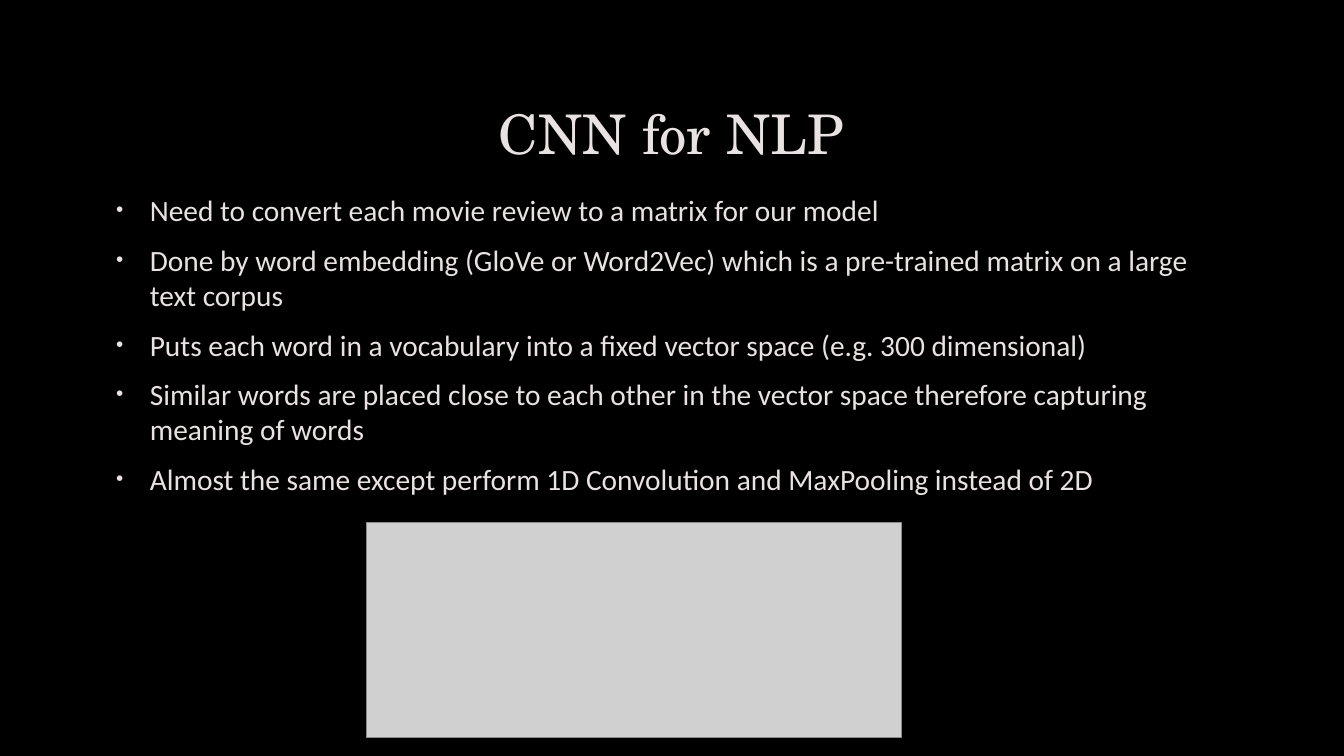
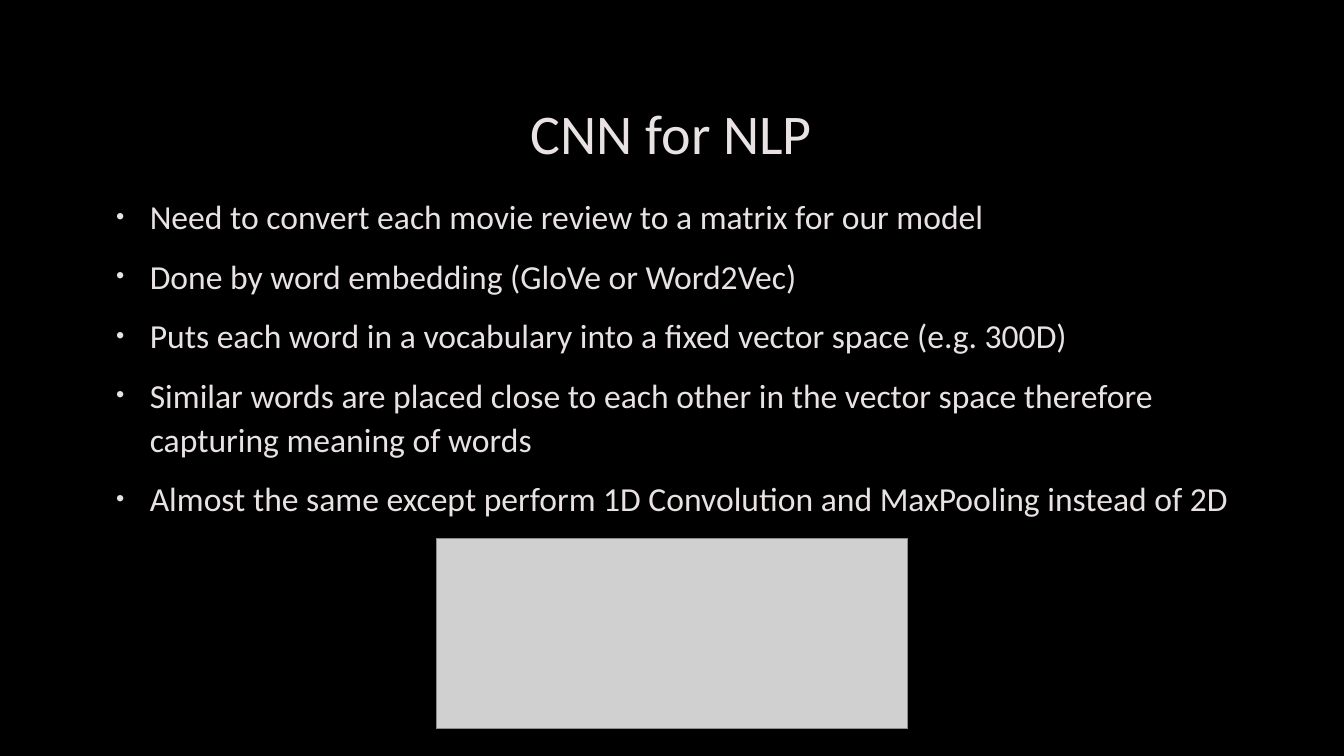
Before and after one commit to psyfb2/Movie-Review-Sentiment-Analysis, a slide deck: slide 6 of CNN for Movie Review Sentiment Analysis.pptx. Drawn at 1344x756 pixels with LibreOffice and Linux fonts; fonts in the diff are those of the drawing; grey boxes stand for pictures; background and template pictures are left out. Boxes give left, top, right and bottom in pixels: in the first picture for what was removed or moved away, otherwise in the second. Text is boxed around its words. In the diff, an @@ line names an element or a change of style, - is before the commit and + after.

Commit message:
Finishing touches and trained final mode, 85% test set accuracy

```diff
--- a/CNN for Movie Review Sentiment Analysis.pptx
+++ b/CNN for Movie Review Sentiment Analysis.pptx
@@ title "CNN for NLP" at (531,115,812,155): size 39 to 40 pt, font TeX Gyre Schola to Calibri @@
@@ text at (150,205,1228,517): size 21 to 24 pt in "Need to convert each movie review to ...", "Similar words are placed close to each ...", "Almost the same except perform 1D Convolution ..."; line spacing 1 to 1.1 @@
@@ text at (150,264,1067,354): text changed; size 21 to 24 pt @@
-• Done by word embedding (GloVe or Word2Vec) which is a pre-trained matrix on a large text corpus
-• Puts each word in a vocabulary into a fixed vector space (e.g. 300 dimensional)
+• Done by word embedding (GloVe or Word2Vec)
+• Puts each word in a vocabulary into a fixed vector space (e.g. 300D)
@@ picture: place and size @@
-picture at (367,522,901,738)
+picture at (437,538,908,729)
```
Also in this commit, not shown: 8 other slides changed, 12 other files.
